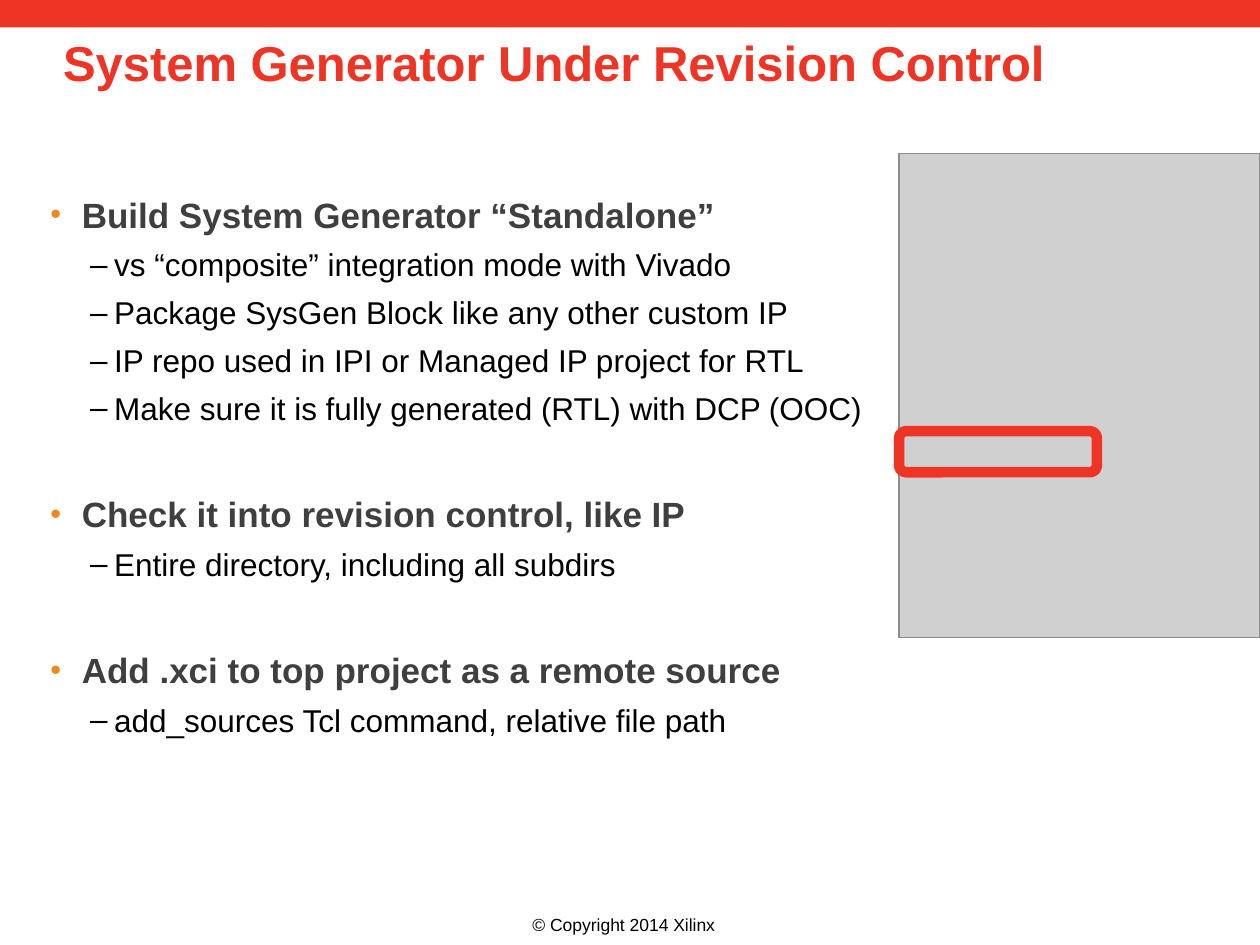
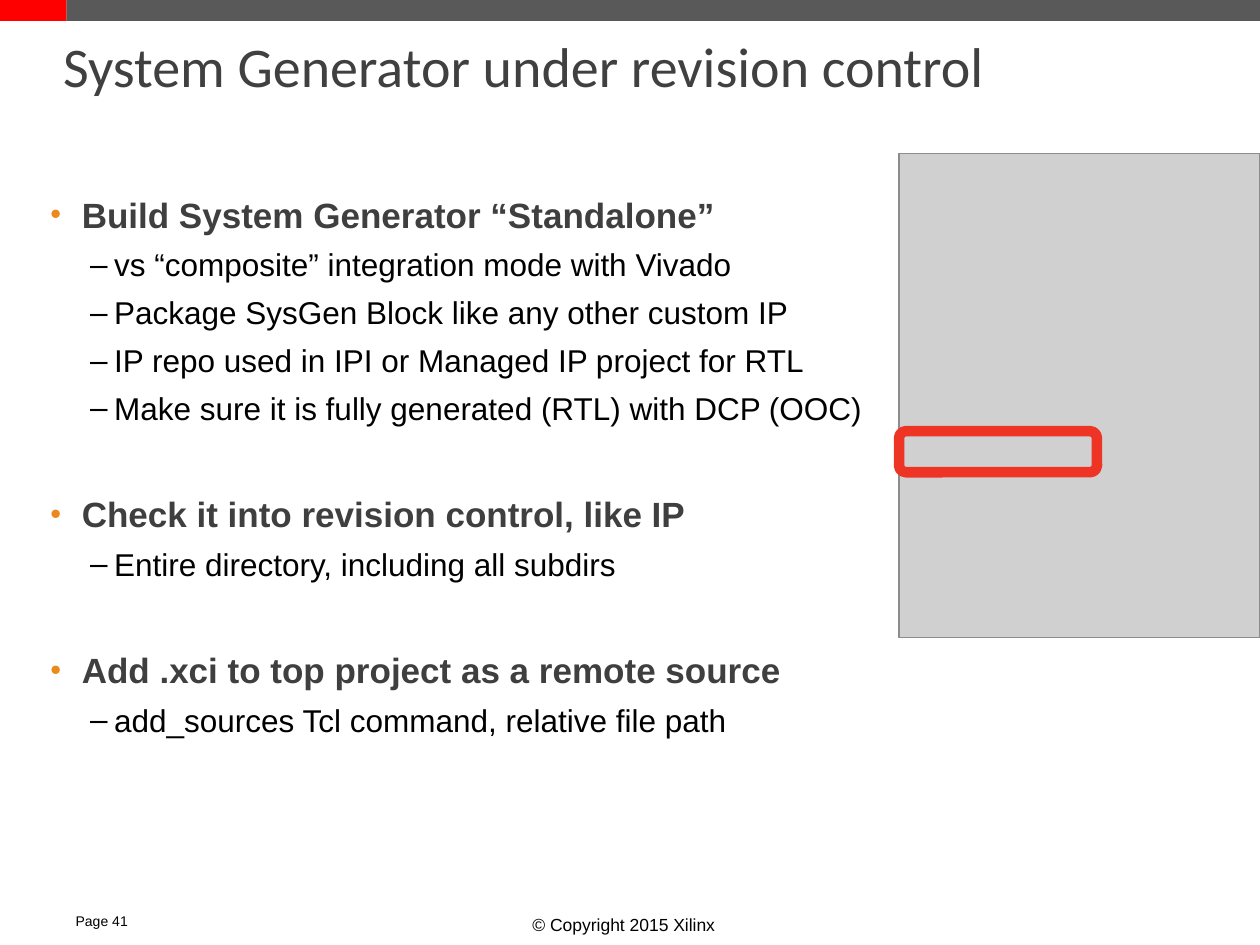
Before and after one commit to Xilinx/revCtrl, a slide deck: slide 40 of doc/versionControl.pptx (slide 10 before the commit). Drawn at 1260x945 pixels with LibreOffice and Linux fonts; fonts in the diff are those of the drawing; grey boxes stand for pictures; background and template pictures are left out. Boxes give left, top, right and bottom in pixels: in the first picture for what was removed or moved away, otherwise in the second. Text is boxed around its words. In the diff, an @@ line names an element or a change of style, - is before the commit and + after.

```diff
--- a/doc/versionControl.pptx
+++ b/doc/versionControl.pptx
@@ rectangle added at <box>0,0,67,21</box>, fill #FF0000 @@
@@ rectangle: place and size @@
-rectangle at <box>0,0,1260,28</box>
+rectangle at <box>67,0,1260,21</box>
@@ rectangle at <box>67,0,1260,21</box>: fill #EE3424 to #595959 @@
@@ title at <box>63,48,983,96</box>: text changed; size 28 to 32 pt; font Arial to Calibri; text colour #EE3424 to #404040; bold off @@
-System Generator Under Revision Control
+System Generator under revision control
@@ text added at <box>76,916,128,929</box>, 8 pt, text #000000 @@
+Page 41
@@ text at <box>550,918,715,935</box>: text changed @@
-© Copyright 2014 Xilinx
+© Copyright 2015 Xilinx
```
Also in this commit, not shown: 20 other slides changed, 19 slides added, 8 slides removed.
